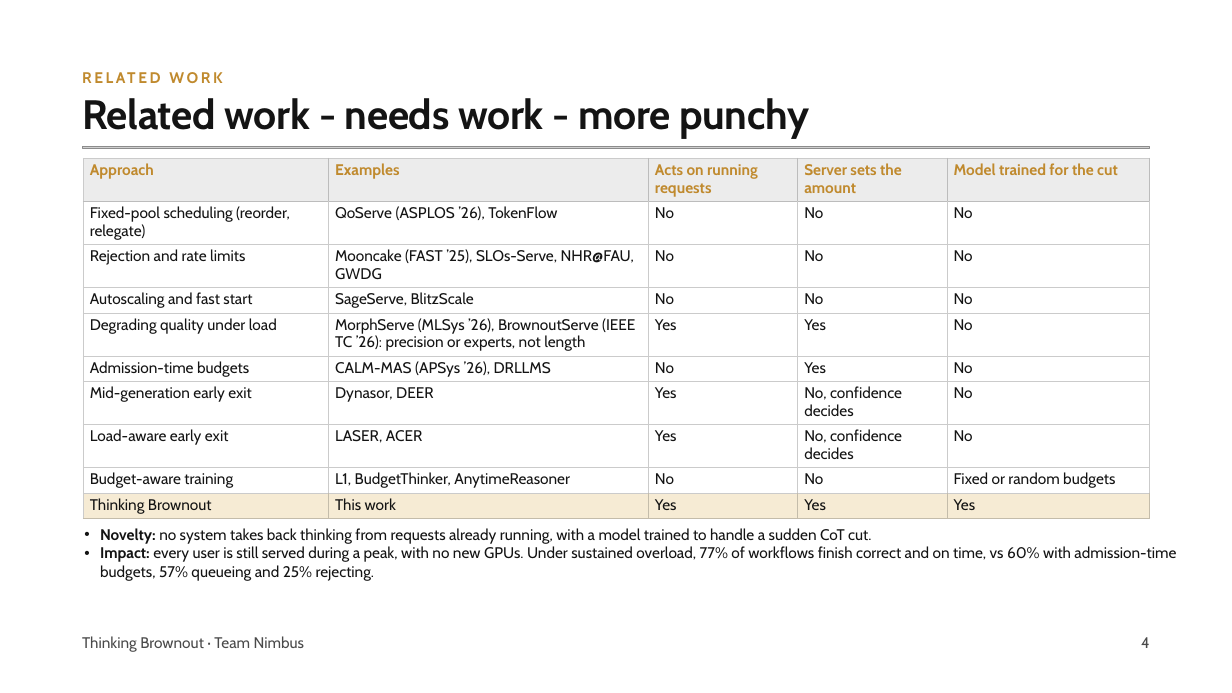
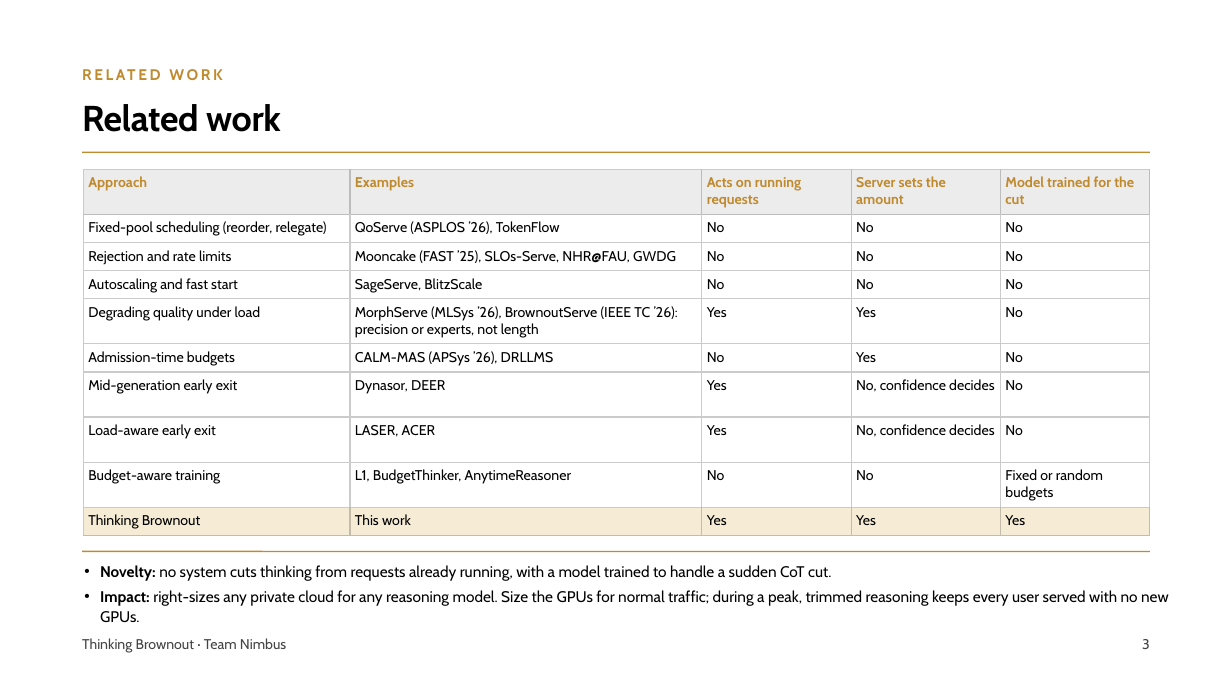
Before and after one commit to pyangyu/team1_nimbus_copy, a slide deck: slide 3 of Symposium Slides.pptx (slide 4 before the commit). Drawn at 1232x693 pixels with LibreOffice and Linux fonts; fonts in the diff are those of the drawing; grey boxes stand for pictures. Boxes give left, top, right and bottom in pixels: in the first picture for what was removed or moved away, otherwise in the second. Text is boxed around its words. In the diff, an @@ line names an element or a change of style, - is before the commit and + after.

Commit message:
Symposium Slides: merge Harry's training and self-rating slides and Matthew's evaluation footnote, private-cloud intro, evaluation figures, consistent layout

```diff
--- a/Symposium Slides.pptx
+++ b/Symposium Slides.pptx
@@ text "RELATED WORK" at bbox=[82, 62, 1182, 86]: line spacing 15.6pt to 16.8pt @@
@@ title at bbox=[82, 104, 281, 132]: text changed; size 32 to 28 pt; text colour #141414 to #000000 @@
-Related work - needs work - more punchy
+Related work
@@ picture removed at bbox=[82, 147, 1151, 148] @@
@@ line added from (82, 152) to (1150, 152), #C08A2E 1 pt @@
@@ table at bbox=[83, 170, 1152, 536] @@
@@ fill #F6EBD4 to #F6ECD6 in row 10 @@
@@ size 12 to 11 pt @@
@@ text colour #141414 to #000000 in "Fixed-pool scheduling (reorder, relegate)", "QoServe (ASPLOS ’26), TokenFlow", "No", "No" and 41 more places @@
@@ line spacing 13.8pt to 13.2pt @@
@@ borders changed @@
@@ table: place and size @@
-table at bbox=[83, 158, 1150, 518]
+table at bbox=[83, 170, 1152, 536]
@@ line added from (82, 552) to (1150, 552), #C08A2E 1 pt @@
@@ text at bbox=[100, 565, 1169, 623]: text changed; text colour #141414 to #000000 @@
-• Novelty: no system takes back thinking from requests already running, with a model trained to handle a sudden CoT cut.
-• Impact: every user is still served during a peak, with no new GPUs. Under sustained overload, 77% of workflows finish correct and on time, vs 60% with admission-time budgets, 57% queueing and 25% rejecting.
+• Novelty: no system cuts thinking from requests already running, with a model trained to handle a sudden CoT cut.
+• Impact: right-sizes any private cloud for any reasoning model. Size the GPUs for normal traffic; during a peak, trimmed reasoning keeps every user served with no new GPUs.
@@ text "Thinking Brownout · Team Nimbus" at bbox=[82, 638, 286, 652]: size 12 to 11 pt, text colour #4A4A4A to #444444; line spacing 15.6pt to 15.4pt @@
@@ text at bbox=[1142, 639, 1150, 649]: text changed; size 12 to 11 pt; text colour #4A4A4A to #444444 @@
-4
+3
```
Also in this commit, not shown: 7 other slides changed, 5 slides added, 3 slides removed.
